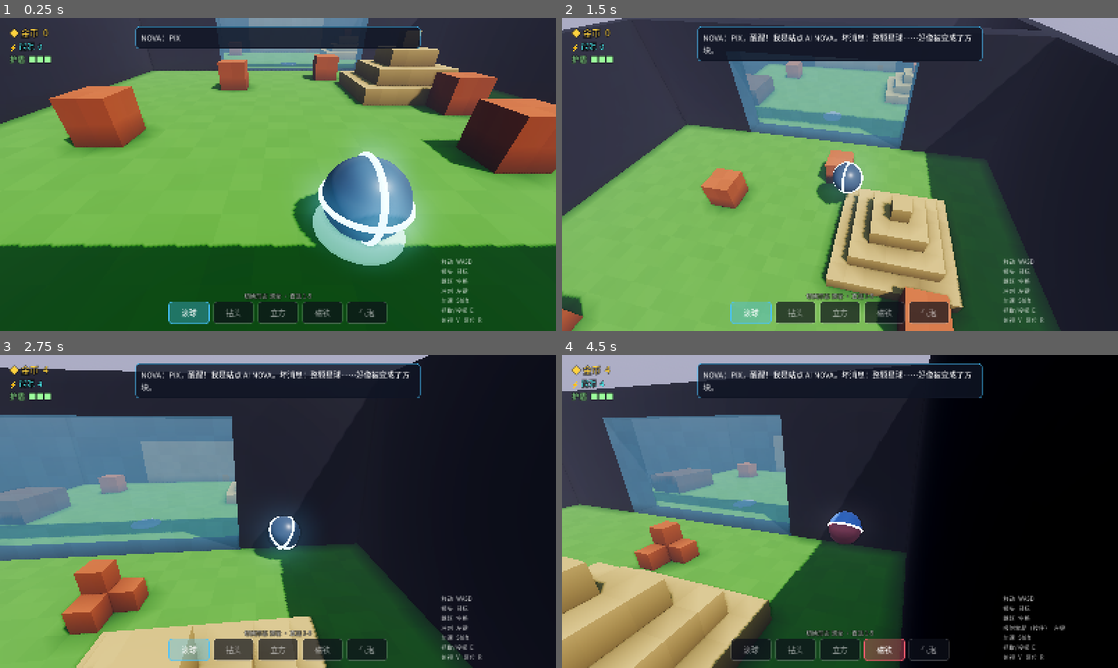
Above: before the commit, frames 1-4 (two rows, left to right).
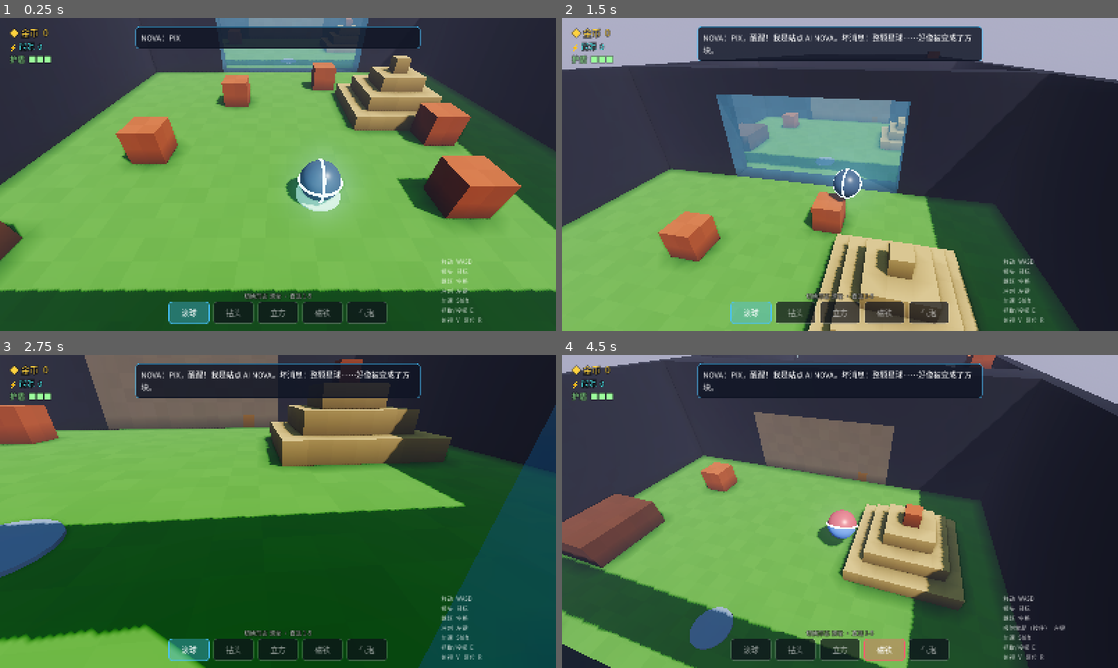
Above: after the commit, the same moments.

Repository: infinitytom/cube7
Game: Godot game, scene res://scenes/main.tscn
Two runs of this game, one before a commit and one after it. Both use one fixed random seed, a clock stepped at 60 frames per second and the inputs below.
Inputs (mouse positions are in pixels of both pictures, inside the frame that each line leads up to):
- Up to frame 1 (0.25 s): no input
- Up to frame 2 (1.5 s): tap Enter at 0.5 s; move the mouse to (867, 174) at 0.52 s; press the mouse at (867, 174) at 0.53 s; hold W (move_forward) from 0.53 s (still down); tap Space (jump) at 0.77 s; move the mouse to (812, 174) at 1.27 s; release the mouse at (812, 174) at 1.28 s; tap Shift (boost) at 1.35 s
- Up to frame 3 (2.75 s): keep holding W (move_forward); tap Space (jump) at 1.52 s; move the mouse to (289, 505) at 2.02 s; tap 1 (form_1) at 2.1 s
- Up to frame 4 (4.5 s): keep holding W (move_forward); move the mouse to (834, 517) at 2.77 s; tap 2 (form_2) at 2.85 s; click (834, 517) at 2.92 s; tap Space (jump) at 3.02, 3.77 s; move the mouse to (878, 514) at 3.52 s; tap 3 (form_3) at 3.6 s; move the mouse to (795, 508) at 4.27 s; tap 4 (form_4) at 4.35 s

The runs differ from the first frame. In frame 1, 42% of the frame differs, in the area x 0-100%, y 0-88%; in frame 2, 40%; in frame 3, 76%; in frame 4, 79%, in the area x 0-100%, y 0-100%.

Commit message:
出生点前移、默认镜头俯角调整
Co-Authored-By: Claude Opus 5.5 <noreply@anthropic.com>
Claude-Session: https://claude.ai/code/session_01M2vyrGtN1ndpHzqCjtc828

Diff:
--- a/scripts/debug/autotest.gd
+++ b/scripts/debug/autotest.gd
@@ -60,9 +60,9 @@
 
 	# 2. 撞碎木箱 + 金币自动吸收
 	var coins0 := GameState.coins
-	await tp(Vector3i(6, 4, 22), Vector3(5.5, 0, 0))
+	await tp(Vector3i(8, 4, 22), Vector3(5.5, 0, 0))
 	await wait(1.6)
-	check(count_type(Vector3i(10, 4, 22), Vector3i(11, 5, 23), Blocks.CRATE) < 8, "5.5 m/s 撞碎木箱（剩 %d/8）" % count_type(Vector3i(10, 4, 22), Vector3i(11, 5, 23), Blocks.CRATE))
+	check(count_type(Vector3i(12, 4, 22), Vector3i(13, 5, 23), Blocks.CRATE) < 8, "5.5 m/s 撞碎木箱（剩 %d/8）" % count_type(Vector3i(12, 4, 22), Vector3i(13, 5, 23), Blocks.CRATE))
 	check(GameState.coins > coins0, "金币自动飞入：%d → %d" % [coins0, GameState.coins])
 	check(get_tree().get_nodes_in_group("usable_item").is_empty(), "普通木箱没有留下物件")
 
--- a/scripts/game/game_state.gd
+++ b/scripts/game/game_state.gd
@@ -25,7 +25,7 @@
 			say("你是拆迁队吗？……好吧，拆得还挺专业。")
 var player: Node3D
 var camera: Node3D
-var checkpoint := Vector3(2.75, 3.5, 16.0)
+var checkpoint := Vector3(4.75, 3.5, 16.0)
 var checkpoint_form := -1          ## 复活时强制的形态（-1 = 不改）
 var checkpoint_locks_form := false
 var device := "kbm"                ## "ps" / "xbox" / "kbm"
--- a/scripts/levels/test_room.gd
+++ b/scripts/levels/test_room.gd
@@ -8,7 +8,7 @@
 ##   D 压力板房（立方形态压开闸门）
 ##   E 悬空平衡轨道 → 终点
 
-const SPAWN := Vector3i(5, 4, 32)
+const SPAWN := Vector3i(9, 4, 32)
 const WALL_TOP := 13
 
 @export var world_path: NodePath
@@ -44,7 +44,7 @@
 
 	# ---- A 草地广场 x1..29
 	_box(Vector3i(1, 3, 16), Vector3i(29, 3, 47), Blocks.GRASS)
-	for c in [Vector3i(10, 4, 22), Vector3i(14, 4, 40), Vector3i(20, 4, 26), Vector3i(24, 4, 34), Vector3i(8, 4, 38)]:
+	for c in [Vector3i(12, 4, 22), Vector3i(14, 4, 40), Vector3i(20, 4, 26), Vector3i(24, 4, 34), Vector3i(8, 4, 38)]:
 		_box(c, c + Vector3i(1, 1, 1), Blocks.CRATE)
 	# 砂堆（撞掉底部，上面会塌下来），里面埋着金矿
 	for i in 4:
@@ -126,7 +126,7 @@
 
 func _build_logic() -> void:
 	# A
-	_zone(Checkpoint, Vector3i(3, 4, 29), Vector3i(7, 7, 35))
+	_zone(Checkpoint, Vector3i(7, 4, 29), Vector3i(11, 7, 35))
 	_talk(Vector3i(1, 4, 16), Vector3i(9, 12, 47), [
 		"PIX，醒醒！我是站点 AI NOVA。坏消息：整颗星球……好像被变成了方块。",
 		"用{move}滚动，{camera}转镜头，{jump}跳跃。先撞开那些木箱试试——碎屑会消失，金币会自己飞进你肚子里。",
--- a/scripts/player/camera_rig.gd
+++ b/scripts/player/camera_rig.gd
@@ -3,13 +3,13 @@
 ## 第三人称环绕镜头：右摇杆 / 鼠标旋转，△ / V 切换 45° 俯视“模型模式”
 
 @export var target_path: NodePath
-@export var distance := 6.5
+@export var distance := 7.0
 @export var model_distance := 15.0
 @export var stick_speed := Vector2(2.8, 1.8)
 @export var mouse_sensitivity := 0.0025
 
 var yaw := -PI / 2.0      ## 初始朝向 +X（关卡推进方向）
-var pitch := -0.38
+var pitch := -0.5
 var model_view := false
 
 var _target: Node3D
